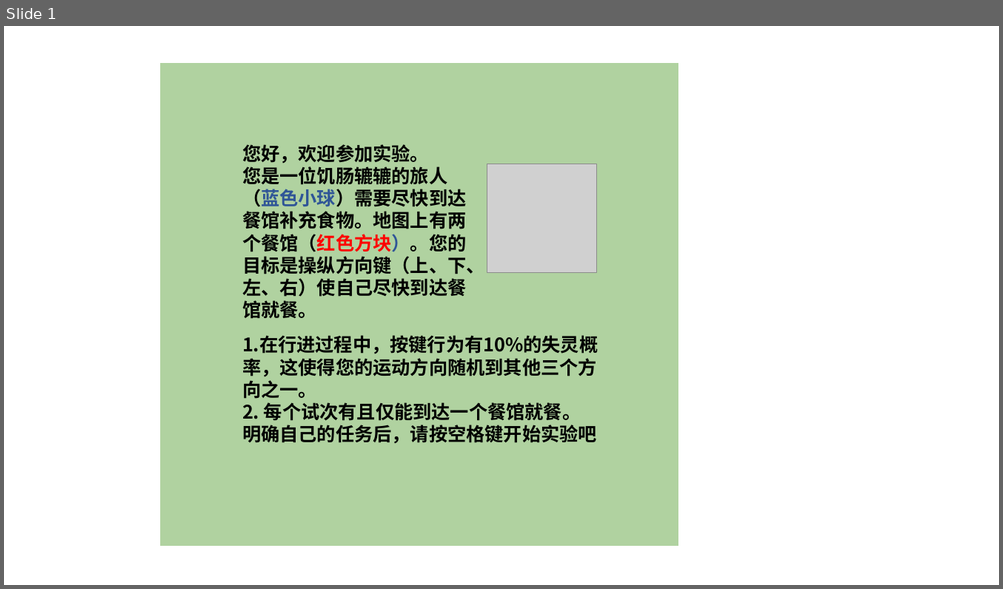
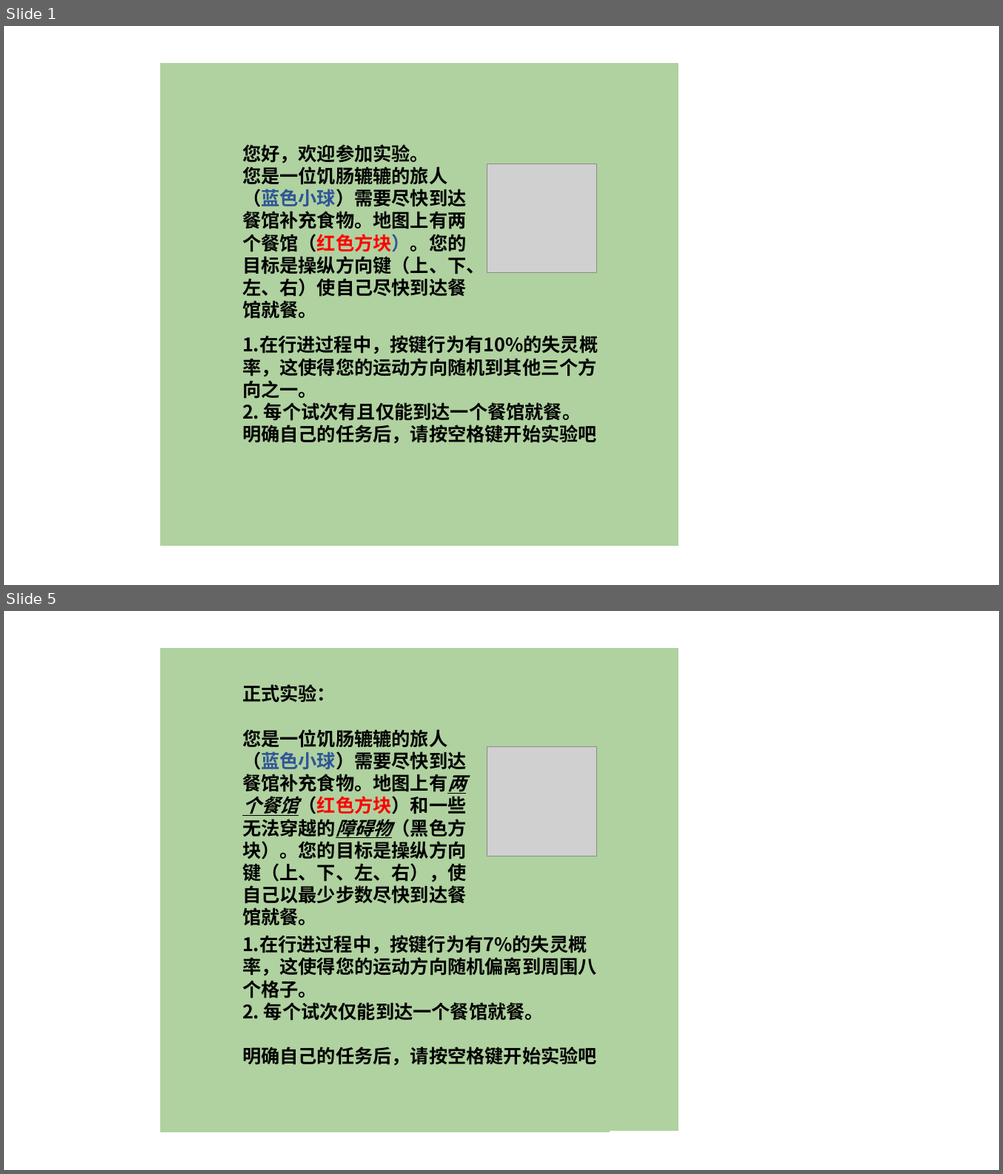
Before and after one commit to chengshaozhe/commitmentObstacles, a slide deck: pictures/introduction.pptx. Shown one above the other, each under a label of ours: slide 1 before the commit, slides 1 and 5 after it; the slides between them are not shown. The pictures are 1003x589 and 1003x1174 pixels, drawn with LibreOffice and Linux fonts; fonts in the diff are those of the drawing; grey boxes stand for pictures. Boxes give left, top, right and bottom in pixels: in the first picture for what was removed or moved away, otherwise in the second. Text is boxed around its words. In the diff, an @@ line names an element or a change of style, - is before the commit and + after.

```diff
--- a/pictures/introduction.pptx
+++ b/pictures/introduction.pptx
@@ slide 5 added at [4,611,999,1170], background #FFFFFF @@
@@ group added at [161,649,677,1133]: 3 rectangles, 1 picture @@
+    正式实验：
+    您是一位饥肠辘辘的旅人（蓝色小球）需要尽快到达餐馆补充食物。地图上有两个餐馆（红色方块）和一些无法穿越的障碍物（黑色方块）。您的目标是操纵方向键（上、下、左、右），使自己以最少步数尽快到达餐馆就餐。
+    1.在行进过程中，按键行为有7%的失灵概率，这使得您的运动方向随机偏离到周围八个格子。
+    2. 每个试次仅能到达一个餐馆就餐。
+    明确自己的任务后，请按空格键开始实验吧
```
Also in this commit, not shown: 2 slides changed, 1 other slide added, 6 other files.
